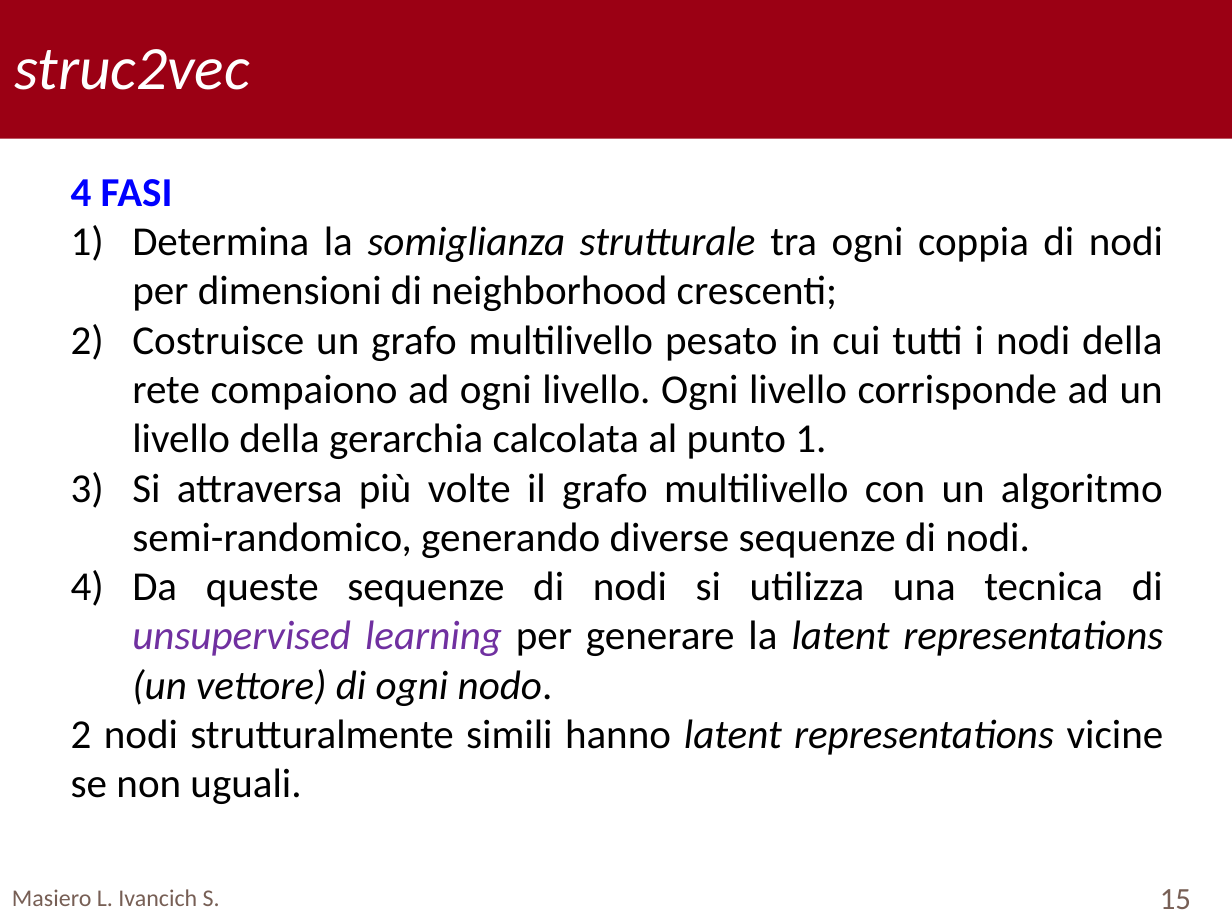
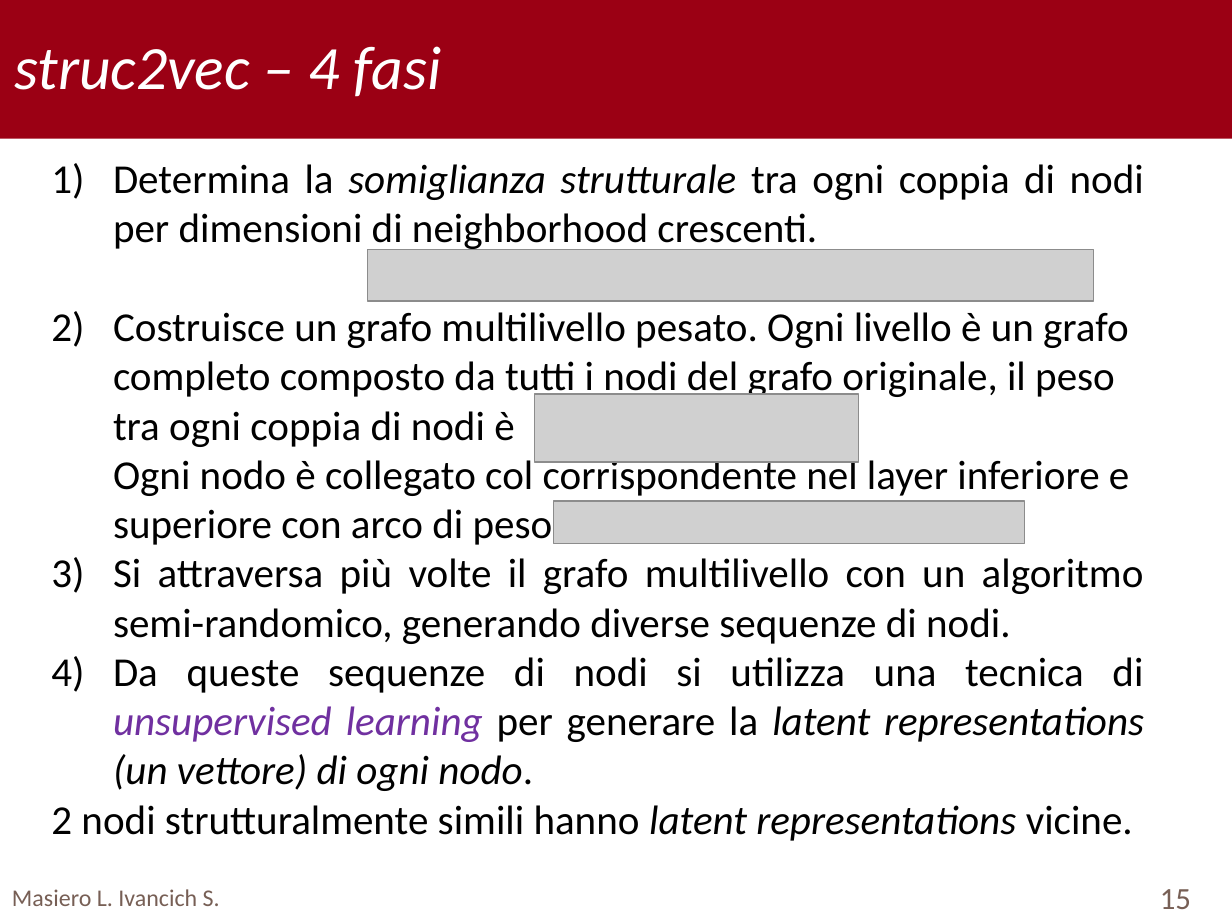
Before and after one commit to TyllanDrake/NetworkAlignment, a slide deck: slide 15 of Presentation/Presentation.pptx. Drawn at 1232x924 pixels with LibreOffice and Linux fonts; fonts in the diff are those of the drawing; grey boxes stand for pictures; background and template pictures are left out. Boxes give left, top, right and bottom in pixels: in the first picture for what was removed or moved away, otherwise in the second. Text is boxed around its words. In the diff, an @@ line names an element or a change of style, - is before the commit and + after.

Commit message:
Struc e conclusioni

```diff
--- a/Presentation/Presentation.pptx
+++ b/Presentation/Presentation.pptx
@@ text at [14,46,442,97]: text changed @@
-struc2vec
+struc2vec – 4 fasi
@@ text "Determina la somiglianza strutturale tra ...": place and size @@
-text "Determina la somiglianza strutturale tra ..." at [71,179,1164,804]
+text "Determina la somiglianza strutturale tra ..." at [51,164,1144,841]
@@ text at [113,164,1144,545]: text changed @@
-4 FASI
-1) Determina la somiglianza strutturale tra ogni coppia di nodi per dimensioni di neighborhood crescenti;
-2) Costruisce un grafo multilivello pesato in cui tutti i nodi della rete compaiono ad ogni livello. Ogni livello corrisponde ad un livello della gerarchia calcolata al punto 1.
+1) Determina la somiglianza strutturale tra ogni coppia di nodi per dimensioni di neighborhood crescenti.
+2) Costruisce un grafo multilivello pesato. Ogni livello è un grafo completo composto da tutti i nodi del grafo originale, il peso tra ogni coppia di nodi è
+   Ogni nodo è collegato col corrispondente nel layer inferiore e superiore con arco di peso
@@ picture added at [367,250,1094,302] @@
@@ picture added at [535,394,857,462] @@
@@ picture added at [553,501,1024,543] @@
@@ text at [51,805,1133,841]: text changed @@
-2 nodi strutturalmente simili hanno latent representations vicine se non uguali.
+2 nodi strutturalmente simili hanno latent representations vicine.
```
Also in this commit, not shown: 2 other slides changed, 3 other files.
